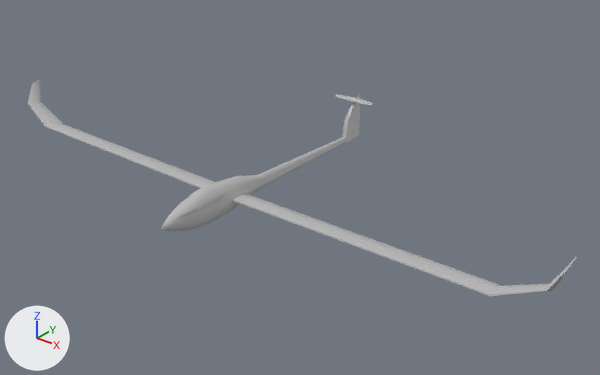
The FBX model maya/projects/default/scenes/RubyJohnsonPlane.fbx: old version first, new version second.
Both versions are drawn from a 50 mm camera at (0.509, -0.557, 0.365) aimed at (0.029, 0.042, -0.007). Every picture has the same lights, and +X, +Y and +Z are marked at lower left. Where no turn or scale is listed for an object, it has been applied to the vertices.

The older version as bpy lines, for what is in view:
```python
me_mesh = bpy.data.meshes.new('Mesh')
me_mesh.from_pydata(...)  # 162 vertices, 180 faces; spans x -0.013..0.013, y -0.028..0.253, z -0.018..0.018
me_mesh.materials.append(mat_lambert1)  # grey #bcbcbc
me_mesh_001 = bpy.data.meshes.new('Mesh.001')
me_mesh_001.from_pydata(...)  # 72 vertices, 48 faces; spans x -0.0028..0.0029, y -0.013..0.0164, z -0.0256..0.0249
me_mesh_001.materials.append(mat_lambert1)  # grey #bcbcbc
me_mesh_003 = bpy.data.meshes.new('Mesh.003')
me_mesh_003.from_pydata(...)  # 96 vertices, 92 faces; spans x -1.52..0.47, y -0.85..10.42, z -0.5..0.5
me_mesh_003.materials.append(mat_lambert1)  # grey #bcbcbc
ob_pcube1 = bpy.data.objects.new('pCube1', me_mesh_001)
ob_pcube1.location = (0.0, 0.1723, 0.0216)
ob_pcube3 = bpy.data.objects.new('pCube3', me_mesh_003)
ob_pcube3.location = (0.1762, -0.0272, 0.0025)
ob_pcube3.rotation_euler = (1.363, 0.0, 0.0)  # degrees (78, 0, 0)
ob_pcube3.scale = (0.336, 0.00444, 0.0264)
ob_pcylinder1 = bpy.data.objects.new('pCylinder1', me_mesh)
ob_pcylinder1.location = (0.0, -0.0938, 0.0051)
# also in view: 'pCylinder3' at (0.0, -0.064, 0.013)
```
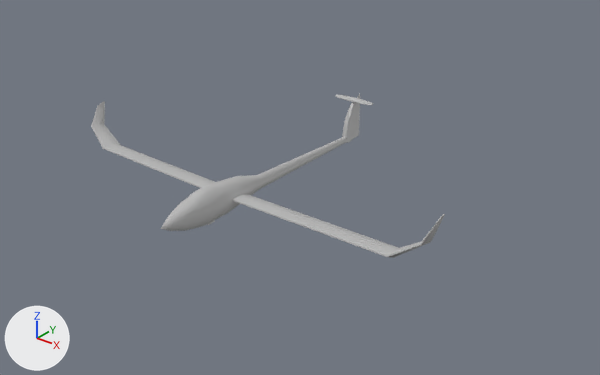
Diff of the bpy script that builds the scene:
```diff
--- a/maya/projects/default/scenes/RubyJohnsonPlane.fbx.py
+++ b/maya/projects/default/scenes/RubyJohnsonPlane.fbx.py
@@ ob_pcube3 @@
 ob_pcube3 = bpy.data.objects.new('pCube3', me_mesh_003)
-ob_pcube3.location = (0.1762, -0.0272, 0.0025)
+ob_pcube3.location = (0.1186, -0.0272, 0.0025)
 ob_pcube3.rotation_euler = (1.363, 0.0, 0.0)  # degrees (78, 0, 0)
-ob_pcube3.scale = (0.336, 0.00444, 0.0264)
+ob_pcube3.scale = (0.219, 0.00444, 0.0264)
```

Boxes [x1, y1, x2, y2] around the edits, measured in the pictures (600 x 375 px):
'pCube3', moved, rescaled (35% narrower, 28% shorter)
    before: [28, 80, 577, 297]
    after: [91, 101, 445, 258]
